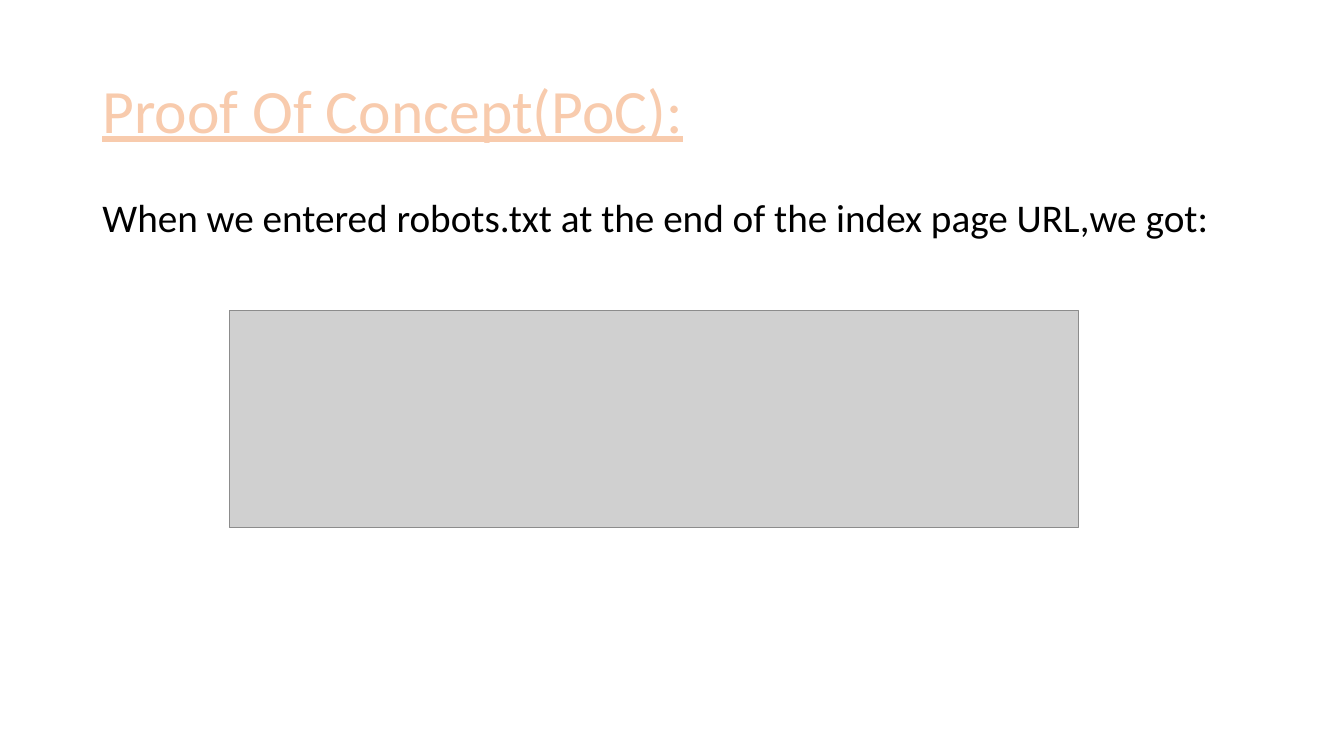
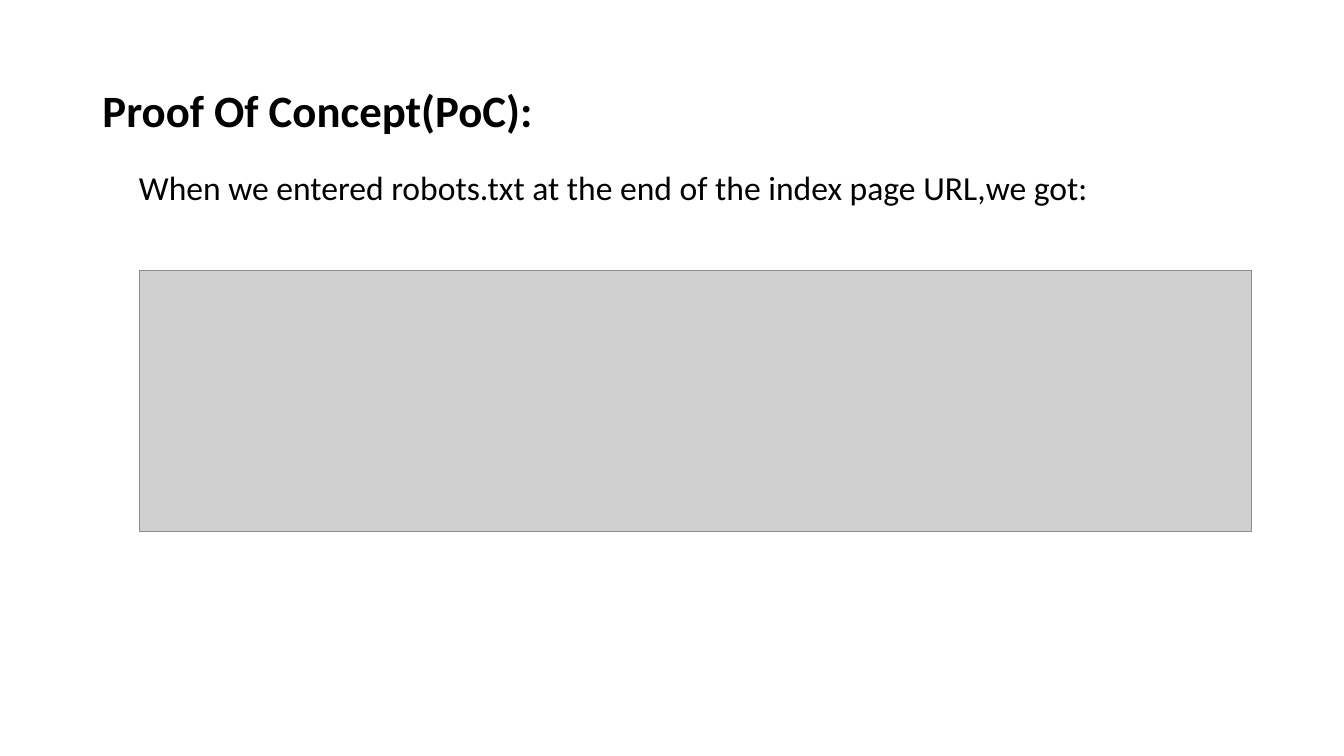
Before and after one commit to RocktimRajkumar/CEH-hack-a-thon, a slide deck: slide 111 of reports/Lifestyle Store/LifeStyle Store Application Reports.pptx. Drawn at 1344x756 pixels with LibreOffice and Linux fonts; fonts in the diff are those of the drawing; grey boxes stand for pictures. Boxes give left, top, right and bottom in pixels: in the first picture for what was removed or moved away, otherwise in the second. Text is boxed around its words. In the diff, an @@ line names an element or a change of style, - is before the commit and + after.

```diff
--- a/reports/Lifestyle Store/LifeStyle Store Application Reports.pptx
+++ b/reports/Lifestyle Store/LifeStyle Store Application Reports.pptx
@@ title "Proof Of Concept(PoC):" at (102, 94, 533, 134): size 44 to 32 pt, text colour #F8CBAD to #000000, letter outline #ED7D31 1.75 pt to none, bold on, underline off @@
@@ text "When we entered robots.txt at ...": place and size @@
-text "When we entered robots.txt at ..." at (102, 204, 1208, 239)
+text "When we entered robots.txt at ..." at (139, 176, 1087, 206)
@@ text "When we entered robots.txt at ..." at (139, 176, 1087, 206): size 28 to 24 pt; line spacing 0.7 to 0.9 @@
@@ picture: place and size @@
-picture at (229, 311, 1078, 527)
+picture at (140, 271, 1252, 531)
```
Also in this commit, not shown: 10 other slides changed.
